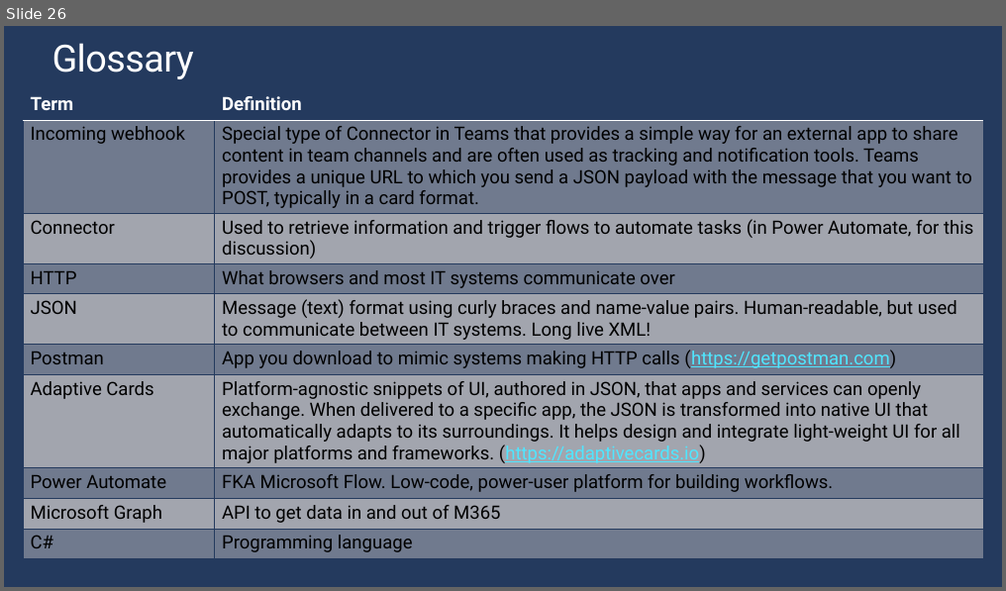
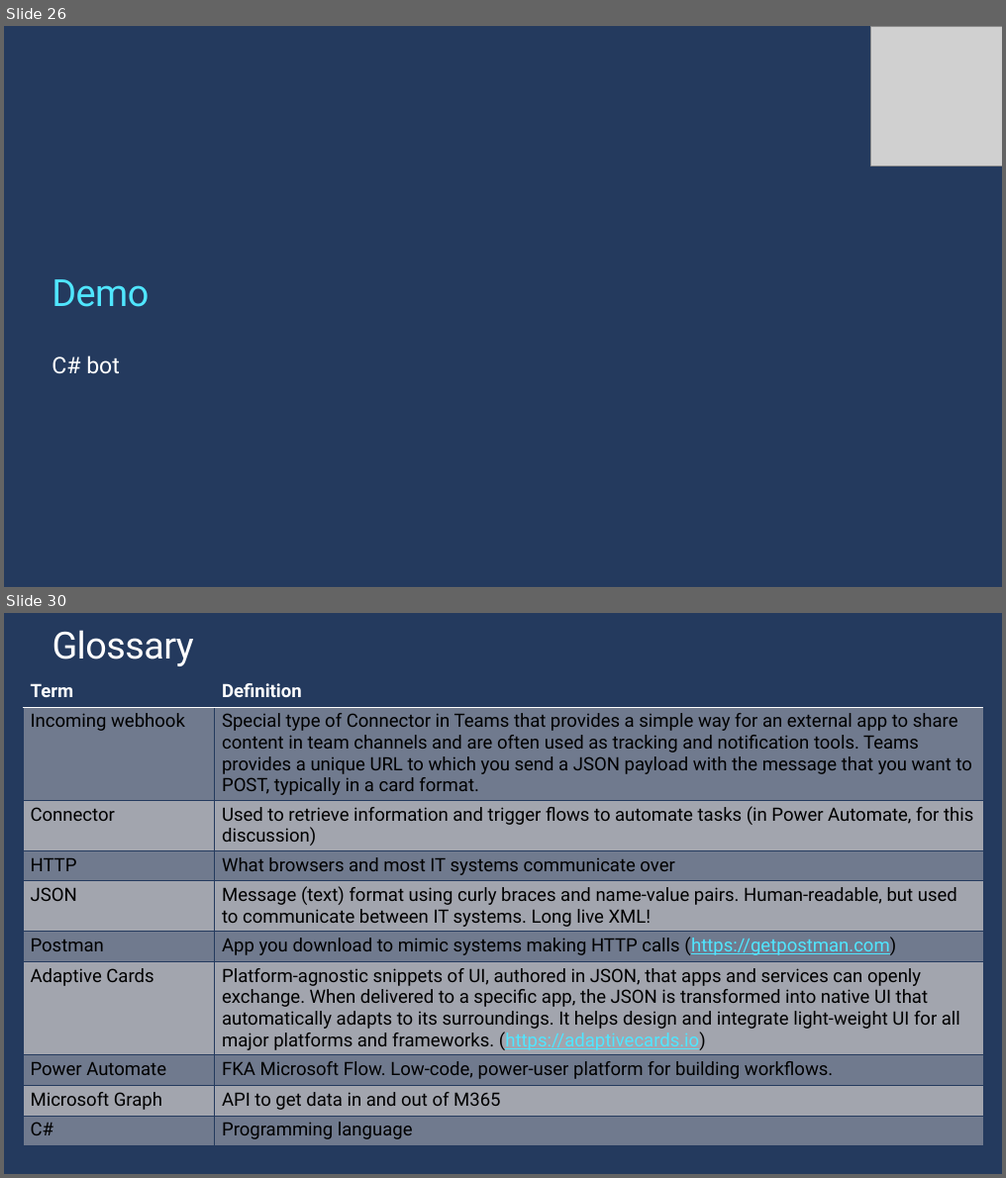
Before and after one commit to cdbuzzell/TeamsPriorityIncidentResponse, a slide deck: AutomatingMessagesInTeams.pptx. Shown one above the other, each under a label of ours: slide 26 before the commit, slides 26 and 30 after it; the slides between them are not shown. The pictures are 1006x591 and 1006x1178 pixels, drawn with LibreOffice and Linux fonts; fonts in the diff are those of the drawing; grey boxes stand for pictures; background and template pictures are left out. Boxes give left, top, right and bottom in pixels: in the first picture for what was removed or moved away, otherwise in the second. Text is boxed around its words. In the diff, an @@ line names an element or a change of style, - is before the commit and + after.

```diff
--- a/AutomatingMessagesInTeams.pptx
+++ b/AutomatingMessagesInTeams.pptx
@@ slide 26 added at bbox=[4, 26, 1002, 587], background #243A5E @@
@@ picture added at bbox=[871, 26, 1002, 166] @@
@@ title added at bbox=[52, 279, 149, 307], 36 pt, text #50E6FF @@
+Demo
@@ text added at bbox=[52, 356, 120, 374], 22 pt, text #FFFFFF @@
+C# bot
@@ what was slide 26 is now slide 30 @@
```
Also in this commit, not shown: 13 slides changed, 3 other slides added.
